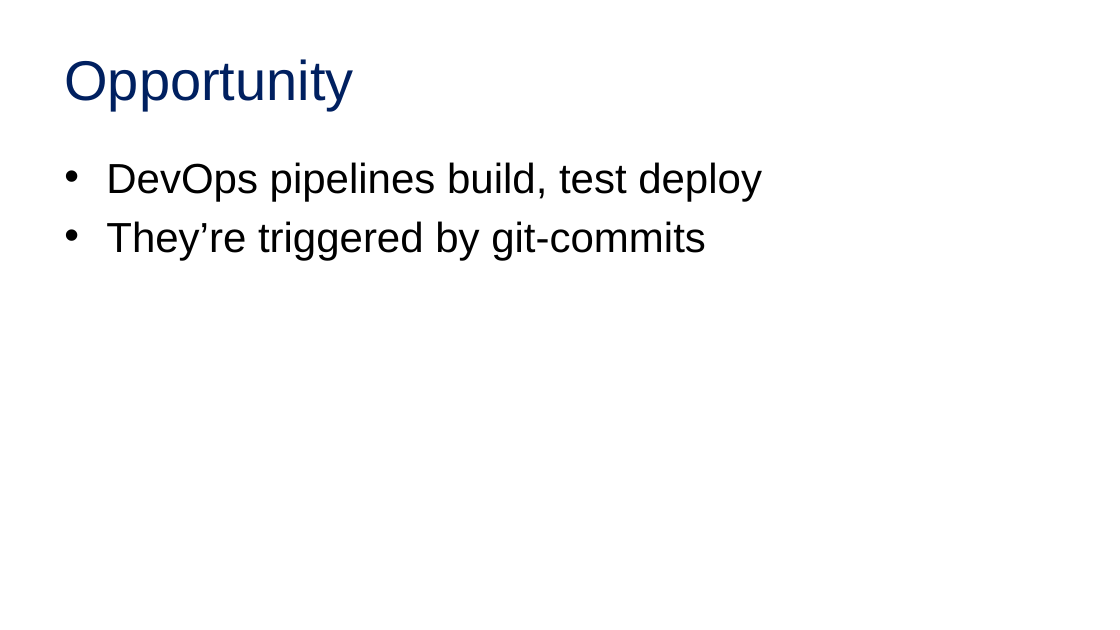
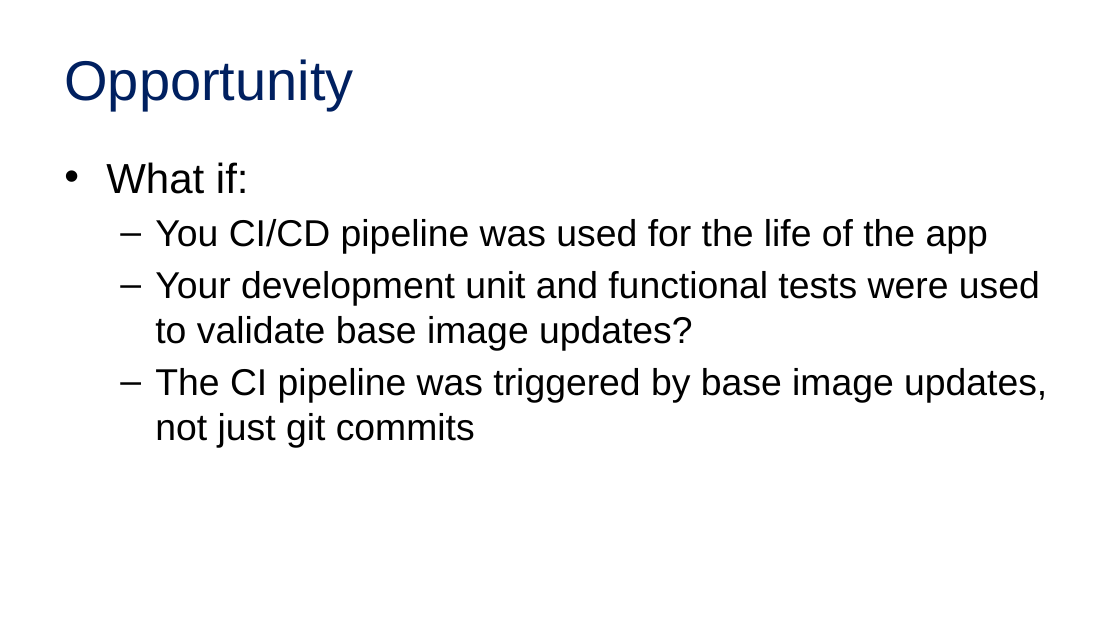
Before and after one commit to SteveLasker/Presentations, a slide deck: slide 10 of CloudContainersLive19-OSandFxPatching.pptx. Drawn at 1120x630 pixels with LibreOffice and Linux fonts; fonts in the diff are those of the drawing; background and template pictures are left out. Boxes give left, top, right and bottom in pixels: in the first picture for what was removed or moved away, otherwise in the second. Text is boxed around its words. In the diff, an @@ line names an element or a change of style, - is before the commit and + after.

```diff
--- a/CloudContainersLive19-OSandFxPatching.pptx
+++ b/CloudContainersLive19-OSandFxPatching.pptx
@@ text at box(106, 162, 1047, 448): text changed; size 36 to 32 pt @@
-• DevOps pipelines build, test deploy
-• They’re triggered by git-commits
+• What if:
+  – You CI/CD pipeline was used for the life of the app
+  – Your development unit and functional tests were used to validate base image updates?
+  – The CI pipeline was triggered by base image updates, not just git commits
```
Also in this commit, not shown: 5 other slides changed, 1 slide added, 2 slides removed, 1 other file.
